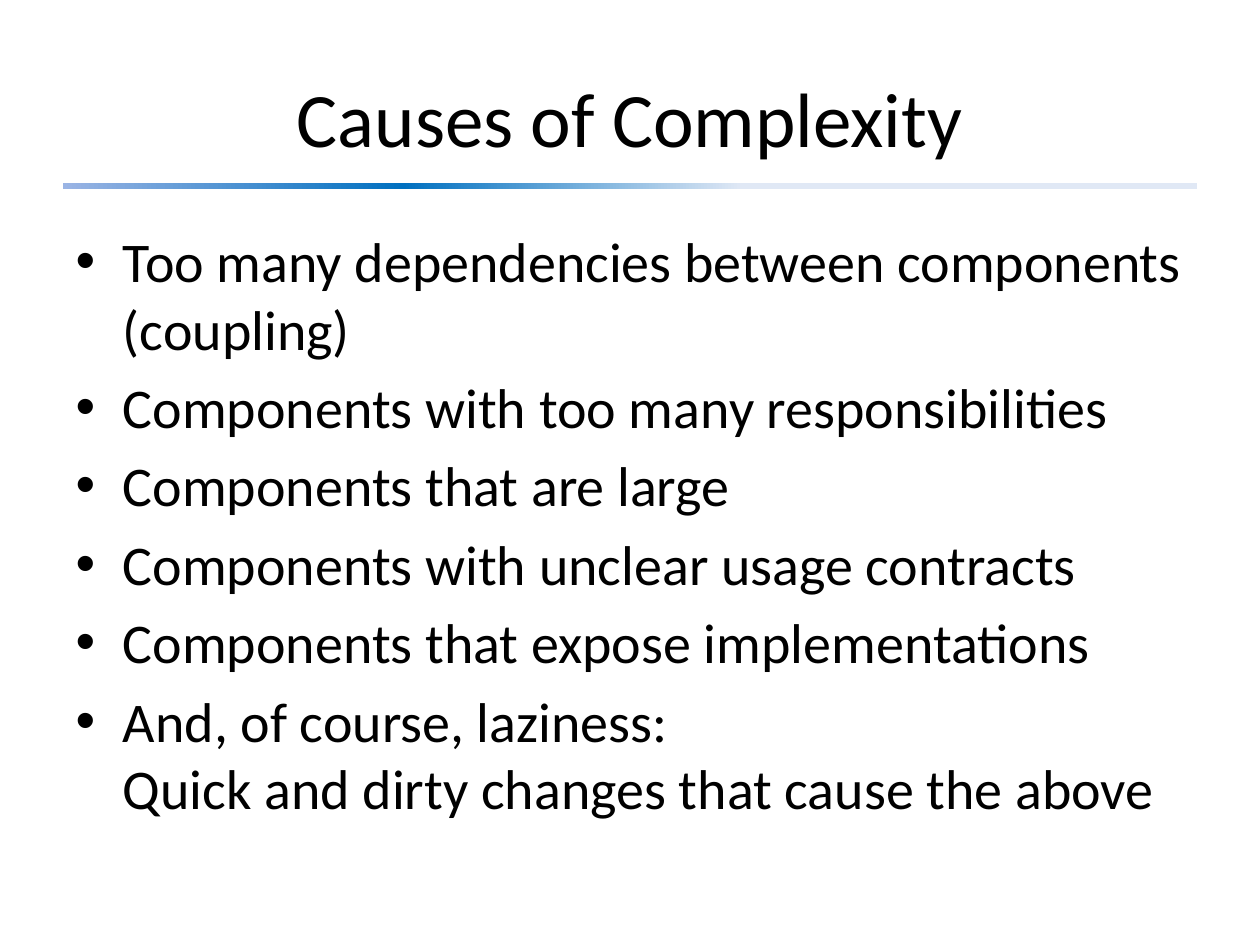
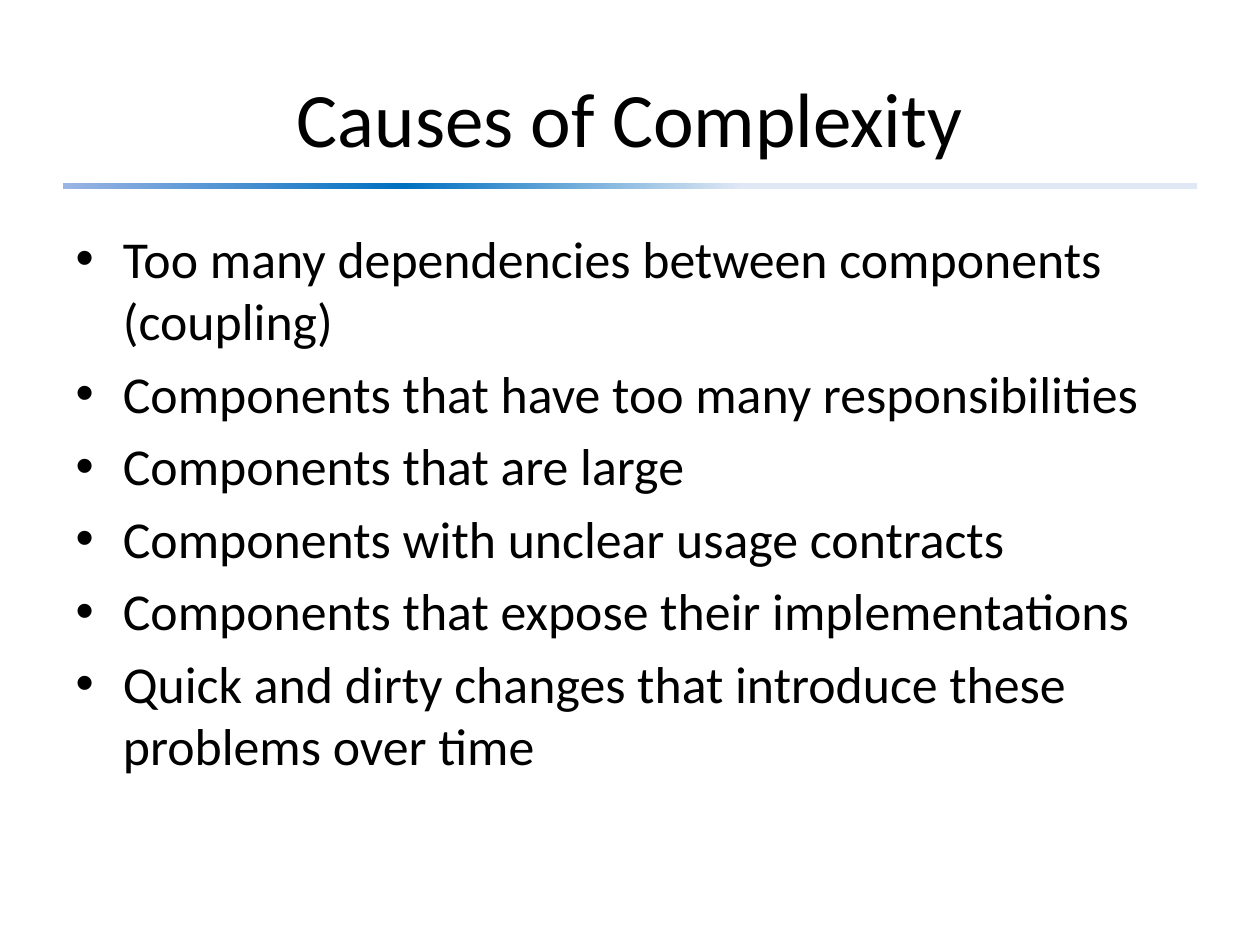
Before and after one commit to david-sackstein/solid-c-cpp, a slide deck: slide 4 of Module 1 - Principles You Need to Know.pptx (slide 5 before the commit). Drawn at 1260x945 pixels with LibreOffice and Linux fonts; fonts in the diff are those of the drawing. Boxes give left, top, right and bottom in pixels: in the first picture for what was removed or moved away, otherwise in the second. Text is boxed around its words. In the diff, an @@ line names an element or a change of style, - is before the commit and + after.

```diff
--- a/Module 1 - Principles You Need to Know.pptx
+++ b/Module 1 - Principles You Need to Know.pptx
@@ text at box(123, 242, 1101, 567): size 32 to 29.6 pt in "Too many dependencies between components (coupling)", "Components that are large", "Components with unclear usage contracts" @@
@@ text at box(123, 377, 1138, 422): text changed; size 32 to 29.6 pt @@
-• Components with too many responsibilities
+• Components that have too many responsibilities
@@ text at box(123, 594, 1129, 774): text changed; size 32 to 29.6 pt @@
-• Components that expose implementations
-• And, of course, laziness:
-  Quick and dirty changes that cause the above
+• Components that expose their implementations
+• Quick and dirty changes that introduce these problems over time
```
Also in this commit, not shown: 8 other slides changed, 1 slide added, 3 other files.
